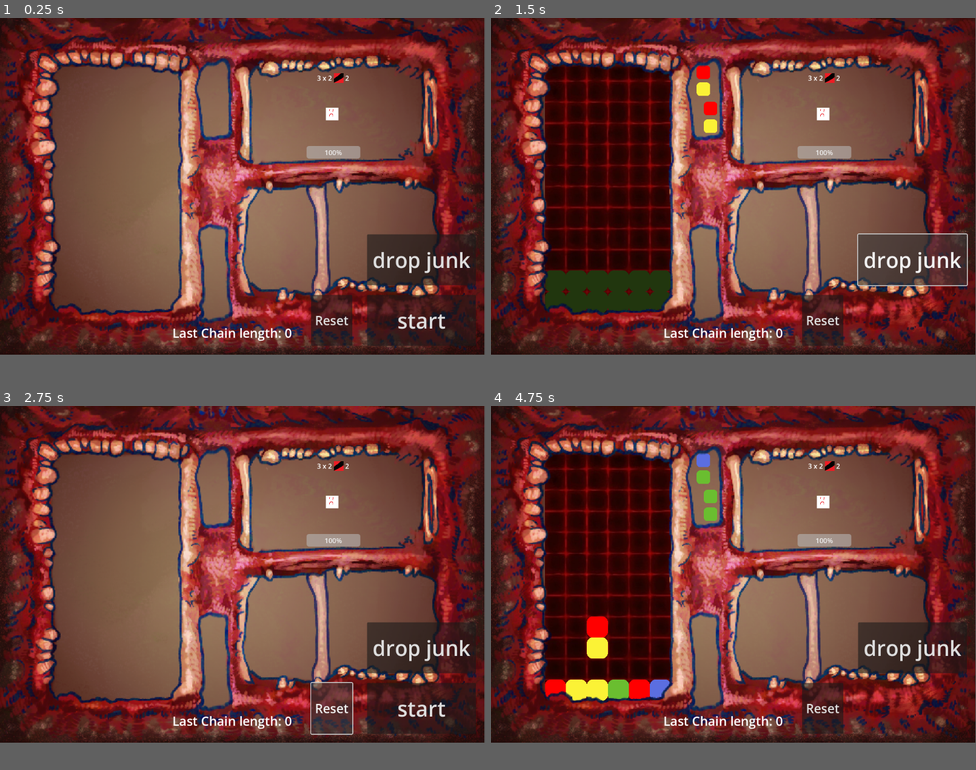
Above: before the commit, frames 1-4 (two rows, left to right).
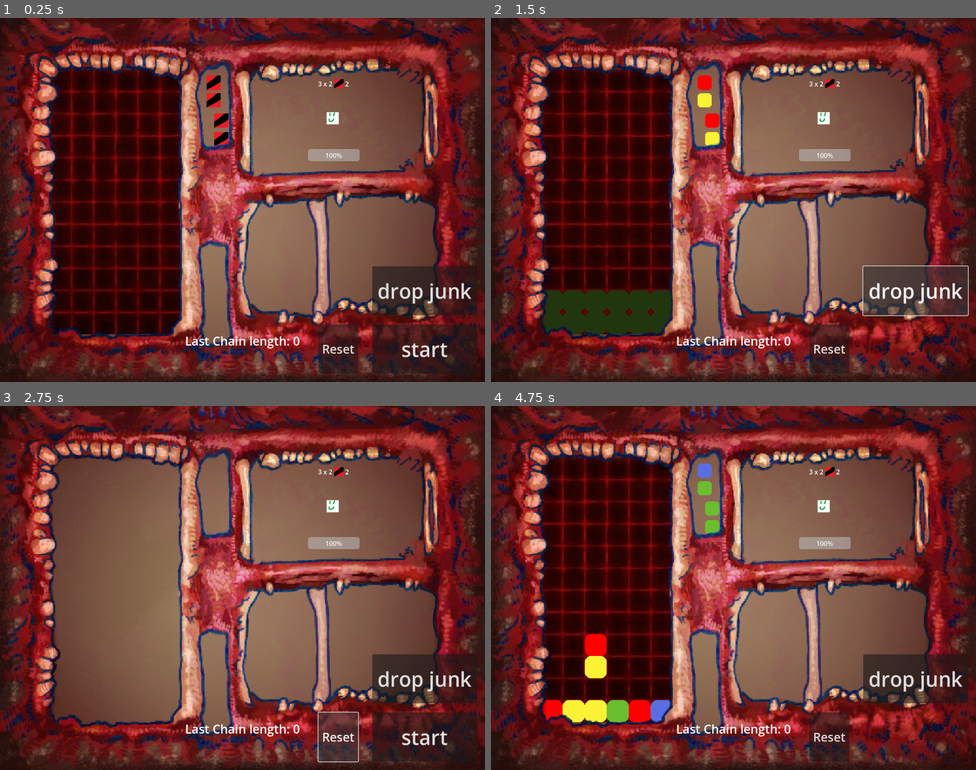
Above: after the commit, the same moments.

Repository: MarGamaDev/PuyoPuyoLike
Game: Godot game, scene res://Scenes/combat.tscn
The game is run twice, just before and just after one commit, with the same random seed, the same clock (stepped at 60 frames per second) and the same inputs. The engine's default icon, where the game draws it, is replaced by a stand-in: a white triangle on a blue panel in a dark square.
Inputs:
- Up to frame 1 (0.25 s): no input
- Up to frame 2 (1.5 s): click "start" at 0.5 s; click "drop junk" at 1.25 s
- Up to frame 3 (2.75 s): click "Reset" at 2 s
- Up to frame 4 (4.75 s): click "start" at 2.75 s; tap Enter at 3.5 s; hold D (puyo_right) 3.53-4.28 s; tap 1 (TESTING_player_spawn) at 3.6 s; tap Space at 4.25 s; hold S (puyo_down) from 4.28 s (still down); tap J (puyo_rotate) at 4.35 s
The window is 799x555 before the commit and 800x600 after it. Grey fills any space a smaller window leaves; there, only what the larger window draws over its background counts as a difference.

The runs differ from the first frame. In frame 1, 62% of the frame differs, in the area x 0-100%, y 0-100%; in frame 2, 50%; in frame 3, 45%; in frame 4, 51%.

Commit message:
changed window size slightly so we can have stuff standardized around the frame

Diff:
--- a/Scenes/combat.tscn
+++ b/Scenes/combat.tscn
@@ -3,10 +3,10 @@
 [ext_resource type="Script" uid="uid://b0h0tx4msve02" path="res://scripts/Combat/combat_manager.gd" id="1_4ln8h"]
 [ext_resource type="Texture2D" uid="uid://brsfj1k05k7e7" path="res://Art/combat_background.png" id="2_yt1oa"]
 [ext_resource type="PackedScene" uid="uid://buetvmo3m42v5" path="res://Scenes/puyo_manager.tscn" id="4_ubpar"]
-[ext_resource type="PackedScene" uid="uid://spggxai8tcru" path="res://Scenes/Combat/Encounters/slam_boss_encounter.tscn" id="5_3w34b"]
 [ext_resource type="PackedScene" uid="uid://dh8e8u4ch381l" path="res://Scenes/combat_player.tscn" id="5_ut0kg"]
 [ext_resource type="PackedScene" uid="uid://1hbj1uv66mu2" path="res://Scenes/puyo_test_ui.tscn" id="5_yt1oa"]
 [ext_resource type="Texture2D" uid="uid://14ejxpdanarl" path="res://Art/combat_frame.png" id="7_3w34b"]
+[ext_resource type="PackedScene" uid="uid://dq858shoyju02" path="res://Scenes/Combat/Encounters/GruntEncounter.tscn" id="8_avwh6"]
 
 [node name="Combat" type="Node2D"]
 script = ExtResource("1_4ln8h")
@@ -21,19 +21,16 @@
 grow_horizontal = 2
 grow_vertical = 2
 texture = ExtResource("2_yt1oa")
-expand_mode = 1
 
 [node name="PuyoManager" parent="." instance=ExtResource("4_ubpar")]
-position = Vector2(128, 100)
+position = Vector2(123, 128)
+scale = Vector2(1.09, 1.09)
 
 [node name="Player" parent="." instance=ExtResource("5_ut0kg")]
 
 [node name="PuyoTestUI" parent="." node_paths=PackedStringArray("puyo_manager") instance=ExtResource("5_yt1oa")]
 layer = 2
 puyo_manager = NodePath("../PuyoManager")
-
-[node name="SlamBossEncounter" parent="." instance=ExtResource("5_3w34b")]
-position = Vector2(790, 228)
 
 [node name="GameFrame" type="CanvasLayer" parent="."]
 
@@ -46,6 +43,9 @@
 texture = ExtResource("7_3w34b")
 expand_mode = 1
 
+[node name="GruntEncounter" parent="." instance=ExtResource("8_avwh6")]
+position = Vector2(823, 248)
+
 [connection signal="add_player_counter" from="." to="Player" method="add_counter"]
 [connection signal="add_player_shield" from="." to="Player" method="add_shield"]
 [connection signal="on_enemy_attack" from="." to="Player" method="receive_attack"]
--- a/Scenes/grid_manager.tscn
+++ b/Scenes/grid_manager.tscn
@@ -35,19 +35,19 @@
 [node name="QueuedPuyos" type="Node2D" parent="."]
 
 [node name="FirstPair1" parent="QueuedPuyos" instance=ExtResource("2_4xyke")]
-position = Vector2(361, 13)
+position = Vector2(356, 13)
 scale = Vector2(0.65, 0.65)
 
 [node name="FirstPair2" parent="QueuedPuyos" instance=ExtResource("2_4xyke")]
-position = Vector2(361, 53)
+position = Vector2(356, 53)
 scale = Vector2(0.65, 0.65)
 
 [node name="SecondPair1" parent="QueuedPuyos" instance=ExtResource("2_4xyke")]
-position = Vector2(378, 99)
+position = Vector2(373, 99)
 scale = Vector2(0.65, 0.65)
 
 [node name="SecondPair2" parent="QueuedPuyos" instance=ExtResource("2_4xyke")]
-position = Vector2(378, 141)
+position = Vector2(373, 141)
 scale = Vector2(0.65, 0.65)
 
 [node name="SFXPlayer" parent="." instance=ExtResource("3_6mbex")]
--- a/Scenes/puyo_manager.tscn
+++ b/Scenes/puyo_manager.tscn
@@ -7,7 +7,6 @@
 script = ExtResource("1_sea3v")
 
 [node name="GridManager" parent="." instance=ExtResource("2_ajnr3")]
-visible = false
 
 [connection signal="chain_pop" from="GridManager" to="." method="chain_popped"]
 [connection signal="life_loss" from="GridManager" to="." method="lose_life"]
--- a/project.godot
+++ b/project.godot
@@ -21,7 +21,8 @@
 
 [display]
 
-window/size/viewport_height=800
+window/size/viewport_width=1200
+window/size/viewport_height=900
 
 [input]
 
